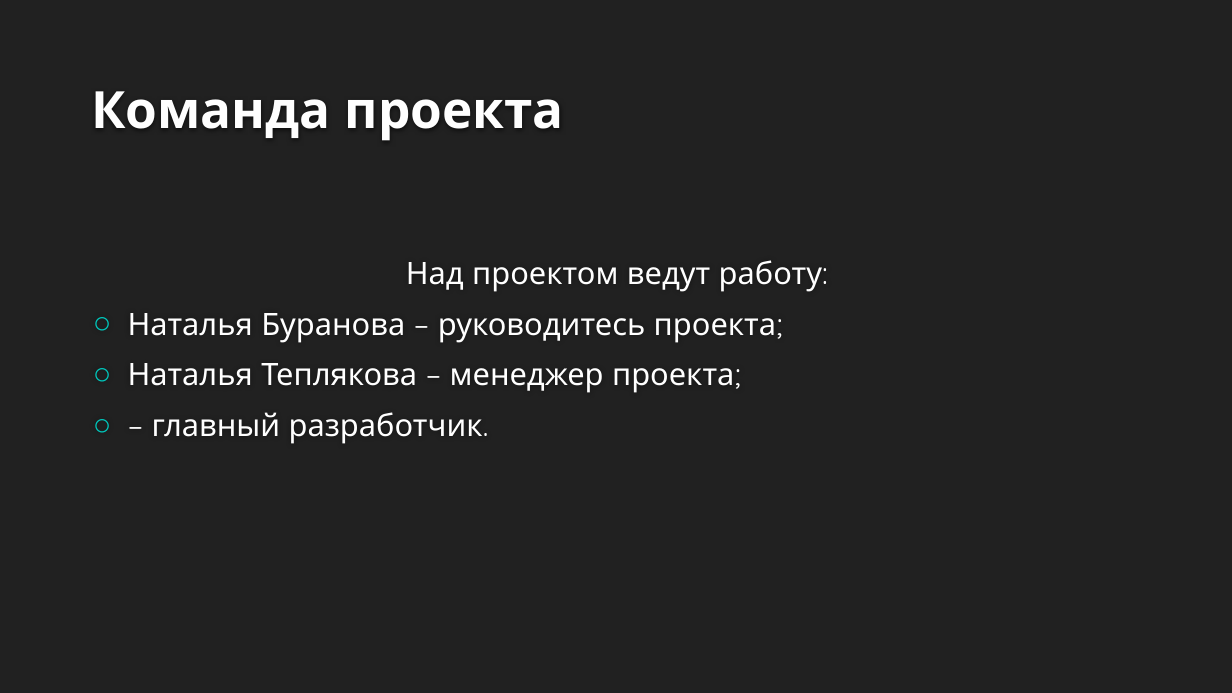
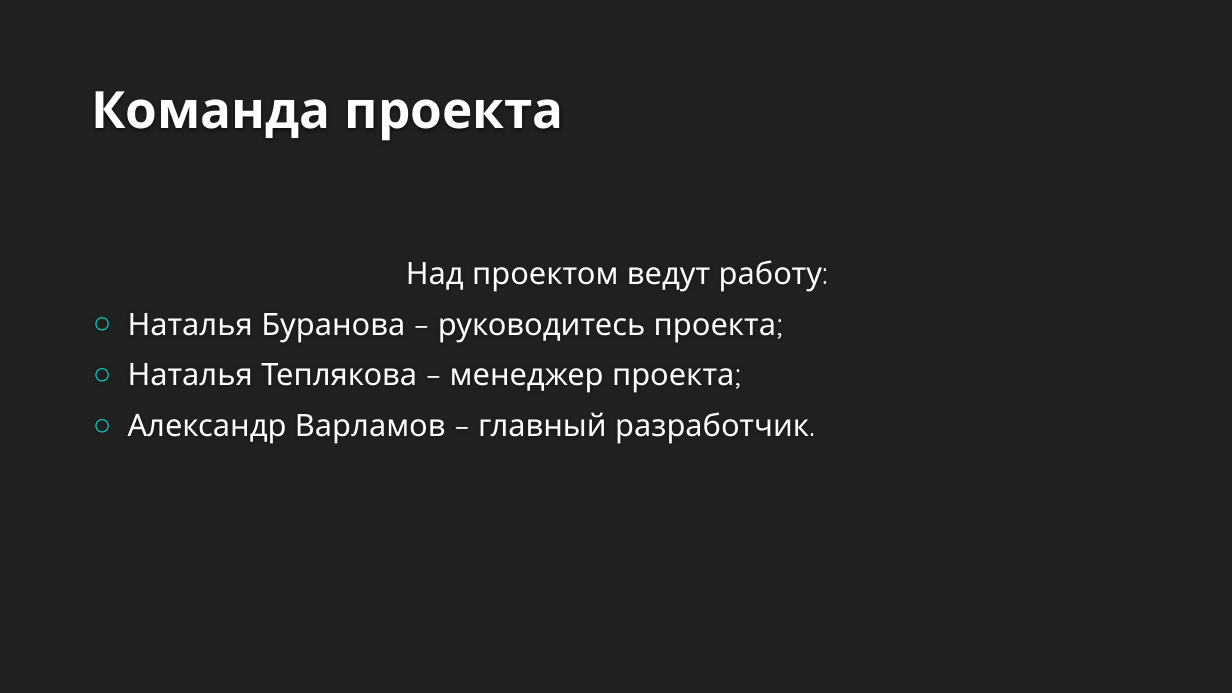
Before and after one commit to asyapfly/istu-lab-upp-2018-2019, a slide deck: slide 5 of Теплякова_Буранова_SimpleNote2/л.р.1.pptx. Drawn at 1232x693 pixels with LibreOffice and Linux fonts; fonts in the diff are those of the drawing; background and template pictures are left out. Boxes give left, top, right and bottom in pixels: in the first picture for what was removed or moved away, otherwise in the second. Text is boxed around its words. In the diff, an @@ line names an element or a change of style, - is before the commit and + after.

```diff
--- a/Теплякова_Буранова_SimpleNote2/л.р.1.pptx
+++ b/Теплякова_Буранова_SimpleNote2/л.р.1.pptx
@@ text at (128,412,809,444): text changed @@
-○ – главный разработчик.
+○ Александр Варламов – главный разработчик.
```
Also in this commit, not shown: 2 other slides changed, 1 other file.
